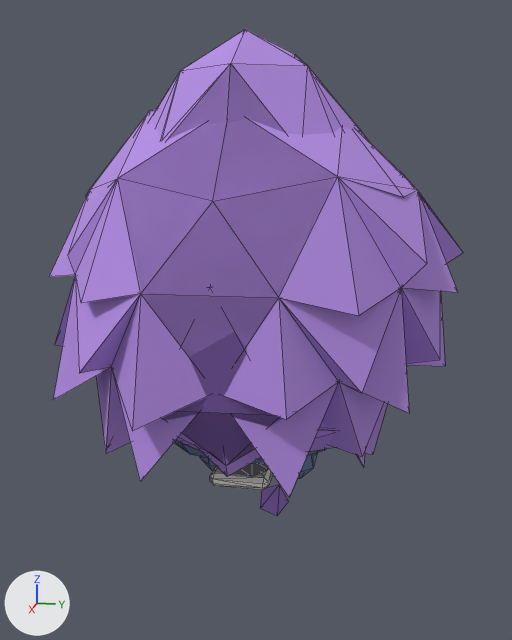
The glTF model camp/art/models/monster_kit.glb, before and after one commit.
Camera for both pictures: a 50 mm camera at (1.54, 0.314, 0.622) aimed at (-0.061, -0.006, 0.222). Every picture has the same lights, and +X, +Y and +Z are marked at lower left. The picture after the commit comes second. Mesh edges are drawn as thin lines.

Names of what the first picture shows: 'body_bean', 'body_bean_fur', 'body_round', 'body_round_fur', 'shoe' and 5 more.
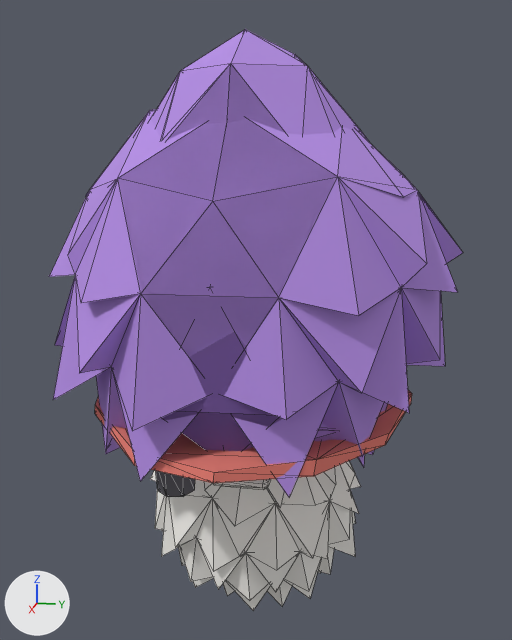
What the commit changed:
Material 'ember' (mat_ember) is new.
Its base color is (1.0, 0.45, 0.1) (orange #ffb359).
Its roughness is 1.0.
Material 'beard' (mat_beard) is new.
Its base color is (0.94, 0.92, 0.88) (white #f8f6f1).
Its roughness is 1.0.
Mesh me_pipe is new.
It has 38 vertices, 64 faces and spans x 0.015..0.254, y -0.166..-0.05, z -0.09..0.001.
Faces by material slot: [40, 24].
It uses material mat_dark (dark grey #616169).
It uses material mat_ember (orange #ffb359).
Mesh me_hat_pioneer is new.
It has 61 vertices, 106 faces and spans x -0.365..0.364, y -0.364..0.361, z -0.004..0.24.
Faces by material slot: [72, 28, 6].
It uses material mat_cap (red #ef8176).
It uses material mat_accent (orange #f8ad19).
It uses material mat_horn (pale yellow #f5ead1).
Mesh me_beard is new.
It has 134 vertices, 256 faces and spans x -0.169..0.15, y -0.259..0.255, z -0.506..0.115.
It uses material mat_beard (white #f8f6f1).
Object 'pipe' (ob_pipe) is new; it shows me_pipe.
Its location is (0.0, 0.0, 0.0).
Object 'hat_pioneer' (ob_hat_pioneer) is new; it shows me_hat_pioneer.
Its location is (0.0, 0.0, 0.0).
Object 'beard' (ob_beard) is new; it shows me_beard.
Its location is (0.0, 0.0, 0.0).

Location of each change, [x1, y1, x2, y2] in pixels of the pictures (512 x 640 px):
'beard', added: after [150, 461, 361, 610]
'hat_pioneer', added: after [95, 390, 412, 483]
'pipe', added: after [156, 471, 195, 497]
